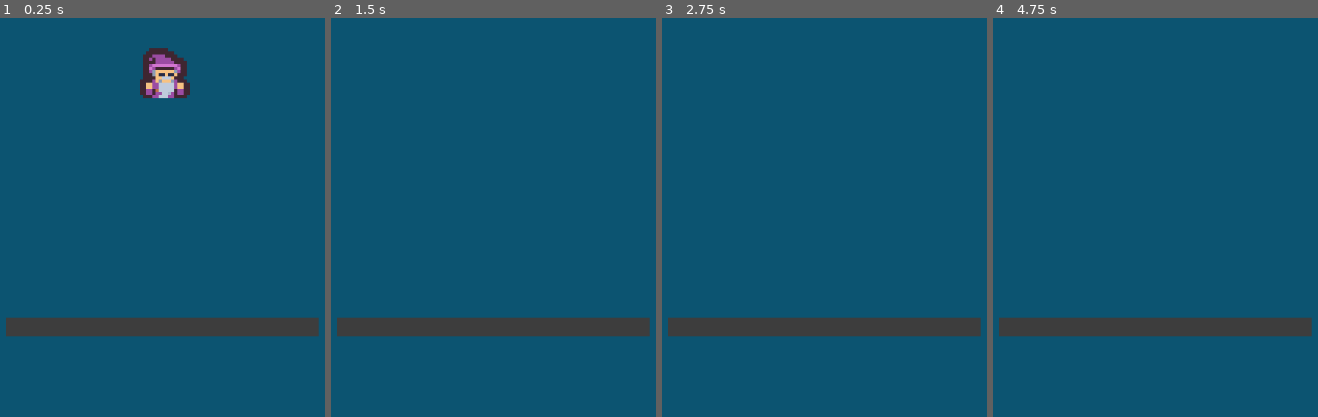
Above: before the commit, frames 1-4 (left to right).
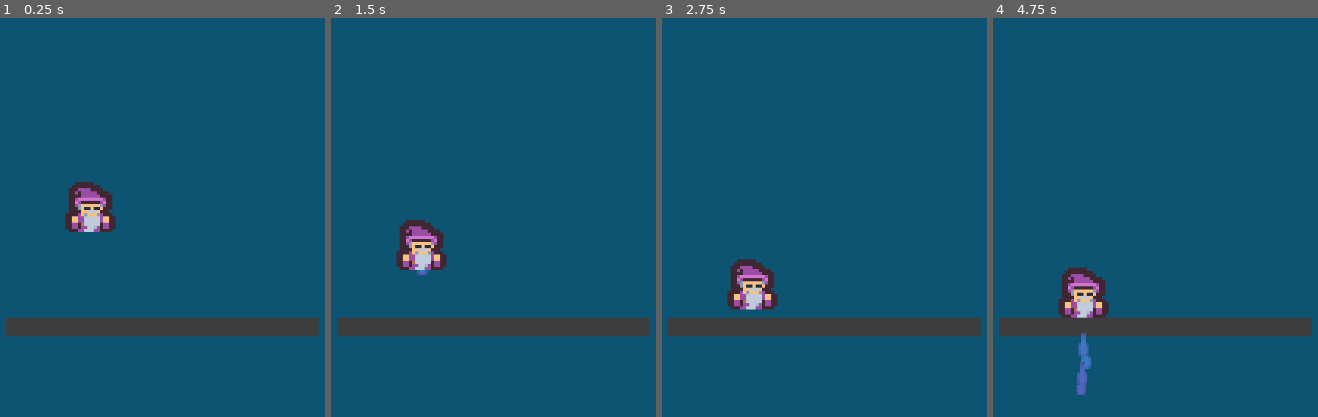
Above: after the commit, the same moments.

Repository: eloraju/arcade
Game: Godot game, scene res://games/jetpack-joyride/jetpackjoyride.tscn
Same seed, same stepped clock (60 frames per second), same inputs: the game is played once before the commit and once after it. This scene is started directly instead of the project's main scene.
Inputs (mouse positions are in pixels of both pictures, inside the frame that each line leads up to):
- Up to frame 1 (0.25 s): no input
- Up to frame 2 (1.5 s): move the mouse to (outside the picture) at 0.52 s; hold W (up) 0.53-1.28 s; hold D (right) from 0.53 s (still down); move the mouse to (363, 213) at 1.27 s; tap Space (action_0) at 1.35 s
- Up to frame 3 (2.75 s): tap W (up) at 1.52, 1.55, 1.82 s; move the mouse to (935, 93) at 2.02 s; release D (right) at 2.03 s; hold A (left) from 2.03 s (still down); hold W (up) from 2.03 s (still down)
- Up to frame 4 (4.75 s): move the mouse to (1145, 281) at 2.77 s; release A (left) at 2.78 s; release W (up) at 2.78 s; hold D (right) 2.78-4.28 s; tap Space (action_0) at 2.85, 4.25, 4.35 s; tap W (up) at 3.02, 3.05, 3.32, 4.52, 4.55 s; tap Enter at 3.5 s; move the mouse to (outside the picture) at 3.52 s; hold W (up) 3.53-4.28 s; move the mouse to (outside the picture) at 4.27 s; hold A (left) from 4.28 s (still down)

The runs differ from the first frame. In frame 1, 3.2% of the frame differs, in the area x 20-59%, y 7-54%; in frame 2, 1.7%; in frame 3, 1.6%; in frame 4, 2.0%.

Commit message:
joke of a movement controller 'done', refactor pong to work with that

Diff:
--- a/components/movement/gravity_move_component.gd
+++ b/components/movement/gravity_move_controller.gd
@@ -5,12 +5,15 @@
 
 var grounded: bool = false
 
-func apply_gravity(delta: float) -> void:
+func apply_gravity() -> void:
 	if !grounded:
-		velocity += gravity_values.get_gravity_vector() * delta
+		move_vector += gravity_values.get_gravity_vector()
 	elif velocity.y > 0:
-			velocity.y = 0
+		velocity.y = 0
 
 func move(target: Node2D, delta: float) -> void:
-	apply_gravity(delta)
+	if target is CharacterBody2D:
+		grounded = target.is_on_floor()
+
+	apply_gravity()
 	super.move(target, delta)
--- a/components/movement/move_controller.gd
+++ b/components/movement/move_controller.gd
@@ -6,28 +6,38 @@
 
 var move_vector: Vector2 = Vector2.ZERO
 var velocity: Vector2 = Vector2.ZERO
+var should_stop: bool = false
 
 var max_speed_override: float = 0.0
 var acceleration_override: float = 0.0
 
-var collider: Area2D = null
-
-func calculate_velocity(delta: float) -> void:
-	velocity += move_vector * delta
-	velocity = velocity.limit_length(get_max_speed())
-
-func move(target: Node2D, delta: float) -> void:
-	calculate_velocity(delta)
-	target.global_position += velocity
-
 func accelerate_in_direction(direction: Vector2):
 	move_vector = direction * get_acceleration()
+
+func accelerate_in_direction_with_overrid(direction: Vector2, acceleration: float):
+	move_vector = direction * acceleration
 
 func move_in_direction(direction: Vector2):
 	move_vector = direction * get_max_speed()
 
+func move_in_direction_with_override(direction: Vector2, speed: float) -> void:
+	move_vector = direction * speed
+
+func decelerate():
+	move_vector = velocity * get_acceleration() * -1
+
+func decelerate_with_override(speed: float) -> void:
+	move_vector = velocity * speed * -1
+
 func stop():
 	velocity = Vector2.ZERO
+	move_vector = Vector2.ZERO
+	should_stop = true
+
+func apply_move(_velocity: Vector2) -> Vector2:
+	_velocity += move_vector
+	_velocity = _velocity.limit_length(get_max_speed())
+	return _velocity
 
 func get_max_speed() -> float:
 	if max_speed_override != 0.0:
@@ -47,6 +57,23 @@
 func reset_acceleration_override():
 	acceleration_override = 0.0
 
+func move(target: Node2D, delta: float) -> void:
+	if target is CharacterBody2D:
+		if should_stop:
+			target.velocity = Vector2.ZERO
+		else:
+			target.velocity = apply_move(target.velocity)
+
+		target.move_and_slide()
+	elif target is RigidBody2D || target is StaticBody2D:
+		velocity = apply_move(velocity)
+		target.move_and_collide(velocity * delta)
+	else:
+		velocity = apply_move(velocity)
+		target.global_position += velocity * delta
+
+	should_stop = false
+
 func _process(_delta):
 	if debug:
 		queue_redraw()
--- a/games/jetpack-joyride/jetpackjoyride.tscn
+++ b/games/jetpack-joyride/jetpackjoyride.tscn
@@ -29,4 +29,5 @@
 color = Color(0.239347, 0.239347, 0.239347, 1)
 
 [node name="Player" parent="." instance=ExtResource("1_psgn3")]
-position = Vector2(595, 130)
+position = Vector2(476, 374)
+scale = Vector2(1, 1)
--- a/games/jetpack-joyride/player.tscn
+++ b/games/jetpack-joyride/player.tscn
@@ -1,11 +1,11 @@
-[gd_scene load_steps=12 format=3 uid="uid://bngykeumy1wr7"]
+[gd_scene load_steps=13 format=3 uid="uid://bngykeumy1wr7"]
 
 [ext_resource type="Script" uid="uid://moi6ewa6026p" path="res://games/jetpack-joyride/player.gd" id="1_a46rm"]
-[ext_resource type="Script" uid="uid://can3r5eeppewm" path="res://resources/gravity_resource.gd" id="2_llqtv"]
-[ext_resource type="Script" uid="uid://cdug1evux3a02" path="res://resources/movement_values.gd" id="3_0qjsh"]
 [ext_resource type="Texture2D" uid="uid://b8fswenx5c48o" path="res://games/jetpack-joyride/particle.png" id="4_0qjsh"]
-[ext_resource type="Script" uid="uid://dxjbj02m56x1v" path="res://components/movement/gravity_move_component.gd" id="4_a46rm"]
+[ext_resource type="Script" uid="uid://dxjbj02m56x1v" path="res://components/movement/gravity_move_controller.gd" id="4_a46rm"]
 [ext_resource type="Texture2D" uid="uid://0iknbjykgm7s" path="res://games/jetpack-joyride/player.png" id="4_llqtv"]
+[ext_resource type="Script" uid="uid://can3r5eeppewm" path="res://resources/gravity_resource.gd" id="5_a46rm"]
+[ext_resource type="Script" uid="uid://cdug1evux3a02" path="res://resources/movement_values.gd" id="6_g8sey"]
 
 [sub_resource type="Gradient" id="Gradient_a46rm"]
 offsets = PackedFloat32Array(0.698965, 1)
@@ -19,26 +19,29 @@
 [sub_resource type="RectangleShape2D" id="RectangleShape2D_g8sey"]
 size = Vector2(20, 158)
 
+[sub_resource type="RectangleShape2D" id="RectangleShape2D_mbita"]
+size = Vector2(80, 80)
+
 [sub_resource type="Resource" id="Resource_a46rm"]
-script = ExtResource("2_llqtv")
-strength = 20.0
+script = ExtResource("5_a46rm")
+strength = 8.0
 direction = Vector2(0, 1)
 metadata/_custom_type_script = "uid://can3r5eeppewm"
 
 [sub_resource type="Resource" id="Resource_g8sey"]
-script = ExtResource("3_0qjsh")
-max_speed = 100.0
-acceleration = 45.0
+script = ExtResource("6_g8sey")
+max_speed = 50.0
+acceleration = 15.0
 deceleration = 10.0
 metadata/_custom_type_script = "uid://cdug1evux3a02"
 
-[node name="Player" type="Node2D" node_paths=PackedStringArray("movement")]
+[node name="Player" type="CharacterBody2D" node_paths=PackedStringArray("movement")]
 scale = Vector2(5, 5)
+collision_layer = 2
 script = ExtResource("1_a46rm")
 movement = NodePath("GravityMoveController")
 
 [node name="Gunpack" type="Area2D" parent="."]
-visible = false
 collision_layer = 0
 collision_mask = 4
 
@@ -46,7 +49,7 @@
 position = Vector2(0, 9)
 amount = 48
 texture = ExtResource("4_0qjsh")
-lifetime = 0.7
+lifetime = 1.5
 randomness = 0.24
 lifetime_randomness = 0.63
 direction = Vector2(0, 1)
@@ -66,10 +69,15 @@
 shape = SubResource("RectangleShape2D_g8sey")
 
 [node name="Sprite2D" type="Sprite2D" parent="."]
+scale = Vector2(5, 5)
 texture = ExtResource("4_llqtv")
+
+[node name="CollisionShape2D" type="CollisionShape2D" parent="."]
+shape = SubResource("RectangleShape2D_mbita")
 
 [node name="GravityMoveController" type="Node2D" parent="."]
 script = ExtResource("4_a46rm")
 gravity_values = SubResource("Resource_a46rm")
+debug = true
 values = SubResource("Resource_g8sey")
 metadata/_custom_type_script = "uid://dxjbj02m56x1v"
--- a/games/pong/ball.gd
+++ b/games/pong/ball.gd
@@ -1,5 +1,10 @@
 extends Node2D
 class_name PongBall
+
+@export var debug: bool = false:
+	set(val):
+		debug = val
+		movemement_component.debug = val
 
 @export var start_speed: float = 400.0
 @export var speed_increase: float = 50.0
@@ -13,15 +18,17 @@
 
 # Called when the node enters the scene tree for the first time.
 func _ready():
-	area2d.area_entered.connect(_on_area_entered)
+	area2d.area_entered.connect(_on_collision)
+	area2d.body_entered.connect(_on_collision)
 	randomize_direction()
+	movemement_component.values.max_speed = start_speed
 
 func randomize_direction():
 	direction = Vector2(1, 0).rotated(randf_range(0, PI / 3))
 	direction = direction if randi() % 2 == 0 else direction * -1
 	movemement_component.move_in_direction(direction)
 
-func _on_area_entered(area: Area2D):
+func _on_collision(area: CollisionObject2D):
 	# check environment collision
 	var parent_name = area.get_parent().name
 
@@ -44,7 +51,7 @@
 
 	movemement_component.move_in_direction(direction)
 
-func calculate_player_bounce(area: Area2D):
+func calculate_player_bounce(area: CollisionObject2D) -> Vector2:
 	# take a vector that from the middle of the paddle to the middle of the ball
 	# and make that that be the new bounce vector
 	var new_direction = global_position - area.global_position
@@ -55,5 +62,7 @@
 	global_position = Vector2(690, 360)
 	# Randomize the direction
 	movemement_component.values.max_speed = start_speed
-	movemement_component.values.acceleration = start_speed
 	randomize_direction()
+
+func _physics_process(delta):
+	movemement_component.move(self, delta)
--- a/games/pong/ball.tscn
+++ b/games/pong/ball.tscn
@@ -9,16 +9,16 @@
 [sub_resource type="RectangleShape2D" id="RectangleShape2D_edley"]
 size = Vector2(16, 16)
 
-[sub_resource type="Resource" id="Resource_4byu6"]
+[sub_resource type="Resource" id="Resource_coxa7"]
 script = ExtResource("3_biyl1")
-max_speed = 400.0
-acceleration = 400.0
-deceleration = 400.0
+max_speed = 100.0
+acceleration = 100.0
+deceleration = 100.0
 metadata/_custom_type_script = "uid://cdug1evux3a02"
 
 [node name="Ball" type="Node2D" node_paths=PackedStringArray("movemement_component")]
 script = ExtResource("1_2qoj3")
-movemement_component = NodePath("MovementComponent")
+movemement_component = NodePath("MovementController")
 
 [node name="PaddleHit" type="AudioStreamPlayer" parent="."]
 stream = ExtResource("2_coxa7")
@@ -46,8 +46,7 @@
 [node name="CollisionShape2D" type="CollisionShape2D" parent="Area2D"]
 shape = SubResource("RectangleShape2D_edley")
 
-[node name="MovementComponent" type="Node" parent="."]
+[node name="MovementController" type="Node2D" parent="."]
 script = ExtResource("1_000tm")
-values = SubResource("Resource_4byu6")
-debug = true
+values = SubResource("Resource_coxa7")
 metadata/_custom_type_script = "uid://rn6ovldgah10"
--- a/games/pong/paddle.gd
+++ b/games/pong/paddle.gd
@@ -1,41 +1,20 @@
-extends Node2D
+extends CharacterBody2D
 class_name PongPaddle
 
 @export var movement_component: MovementController
 
-@onready var area2d: Area2D = $Area2D
-
-var block_up: bool = false
-var block_down: bool = false
-
-# Called when the node enters the scene tree for the first time.
-func _ready():
-	area2d.area_entered.connect(_on_area_entered)
-
-func _on_area_entered(area: Area2D):
-	var area_name = area.name
-	if area.get_collision_layer_value(4):
-		if area_name == "TopStop":
-			block_up = true
-		elif area_name == "BotStop":
-			block_down = true
-
-func _process(_delta):
+func _physics_process(delta):
 	var direction = Vector2.ZERO
 
 	if Input.is_action_pressed("up"):
-		if !block_up:
 			direction = Vector2.UP
-		if block_down:
-			block_down = false
 
 	if Input.is_action_pressed("down"):
-		if !block_down:
 			direction = Vector2.DOWN
-		if block_up:
-			block_up = false
 
 	if direction != Vector2.ZERO:
 		movement_component.move_in_direction(direction)
 	else:
 		movement_component.stop()
+
+	movement_component.move(self, delta)
--- a/games/pong/paddle.tscn
+++ b/games/pong/paddle.tscn
@@ -7,16 +7,23 @@
 [sub_resource type="RectangleShape2D" id="RectangleShape2D_g513r"]
 size = Vector2(17, 75)
 
-[sub_resource type="Resource" id="Resource_ude62"]
+[sub_resource type="Resource" id="Resource_rklot"]
 script = ExtResource("3_1lj2n")
-max_speed = 300.0
-acceleration = 300.0
-deceleration = 300.0
+max_speed = 150.0
+acceleration = 10.0
+deceleration = 10.0
 metadata/_custom_type_script = "uid://cdug1evux3a02"
 
-[node name="Paddle" type="Node2D" node_paths=PackedStringArray("movement_component")]
+[node name="Paddle" type="CharacterBody2D" node_paths=PackedStringArray("movement_component")]
+collision_layer = 2
+collision_mask = 8
+motion_mode = 1
 script = ExtResource("1_rklot")
-movement_component = NodePath("MovementComponent")
+movement_component = NodePath("MovementController")
+
+[node name="CollisionShape2D" type="CollisionShape2D" parent="."]
+position = Vector2(0, 1)
+shape = SubResource("RectangleShape2D_g513r")
 
 [node name="ColorRect" type="ColorRect" parent="."]
 anchors_preset = 8
@@ -31,15 +38,8 @@
 grow_horizontal = 2
 grow_vertical = 2
 
-[node name="Area2D" type="Area2D" parent="."]
-collision_layer = 2
-collision_mask = 8
-
-[node name="CollisionShape2D" type="CollisionShape2D" parent="Area2D"]
-position = Vector2(0, 1)
-shape = SubResource("RectangleShape2D_g513r")
-
-[node name="MovementComponent" type="Node" parent="."]
+[node name="MovementController" type="Node2D" parent="."]
 script = ExtResource("2_4wwb3")
-values = SubResource("Resource_ude62")
+debug = true
+values = SubResource("Resource_rklot")
 metadata/_custom_type_script = "uid://rn6ovldgah10"
--- a/games/pong/pong.tscn
+++ b/games/pong/pong.tscn
@@ -104,7 +104,7 @@
 [node name="CollisionShape2D" type="CollisionShape2D" parent="GameContainer/RighGoal"]
 shape = SubResource("RectangleShape2D_6lexf")
 
-[node name="TopStop" type="Area2D" parent="GameContainer"]
+[node name="TopStop" type="StaticBody2D" parent="GameContainer"]
 position = Vector2(640, 84)
 collision_layer = 8
 collision_mask = 0
@@ -112,7 +112,7 @@
 [node name="CollisionShape2D" type="CollisionShape2D" parent="GameContainer/TopStop"]
 shape = SubResource("RectangleShape2D_ude62")
 
-[node name="BotStop" type="Area2D" parent="GameContainer"]
+[node name="BotStop" type="StaticBody2D" parent="GameContainer"]
 position = Vector2(640, 655)
 collision_layer = 8
 collision_mask = 0
Renamed: components/movement/gravity_move_component.gd.uid -> components/movement/gravity_move_controller.gd.uid
Not shown, changed: README.md
